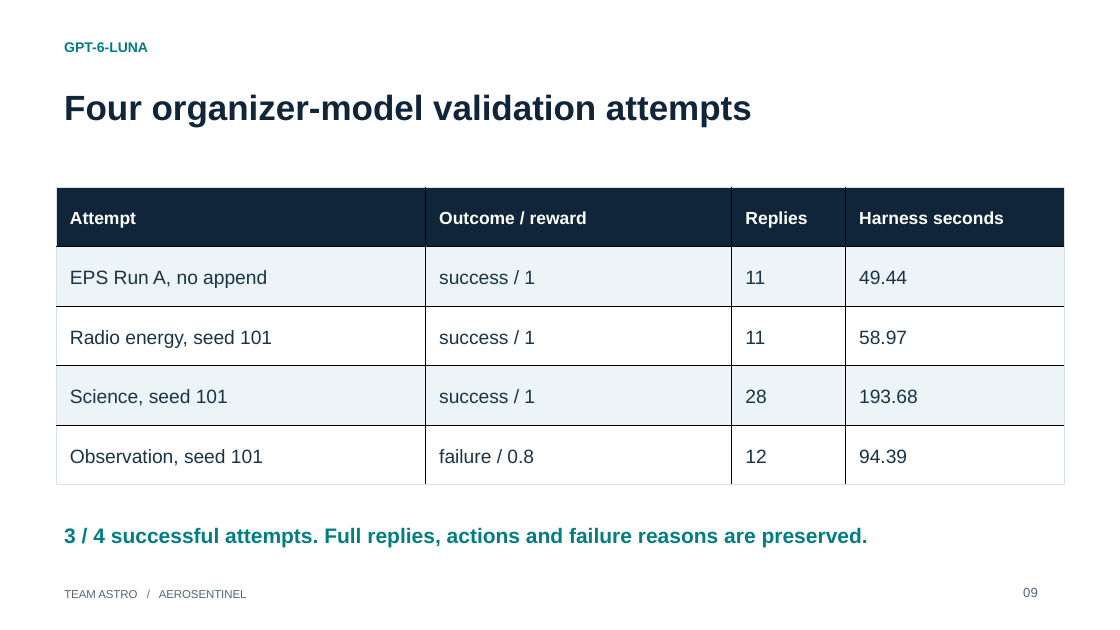
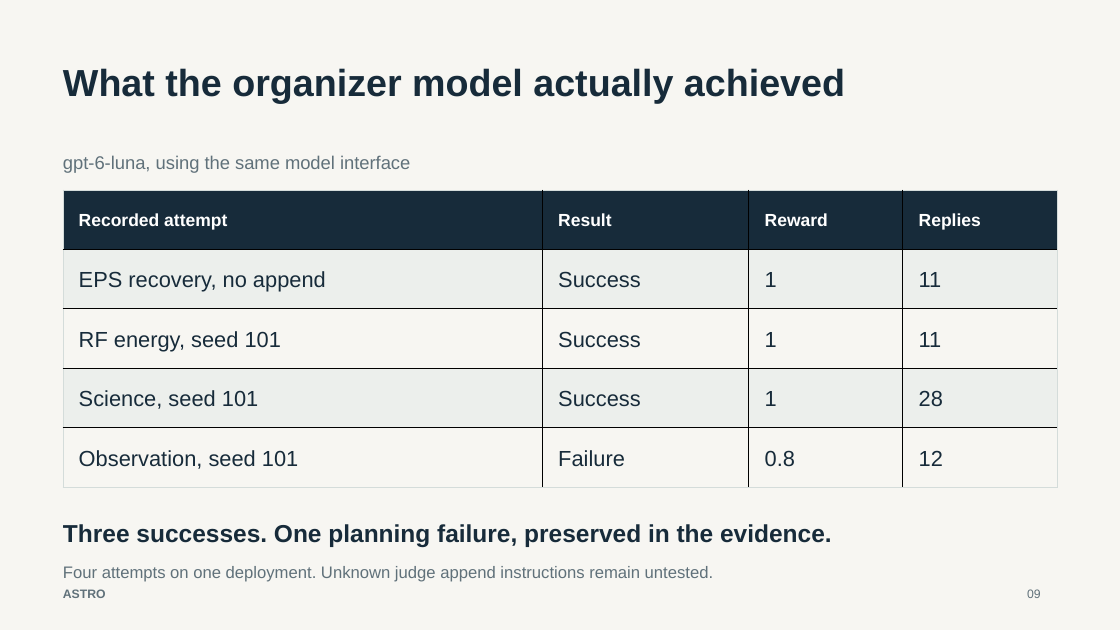
Before and after one commit to devesh3001/ASTRO, a slide deck: slide 9 of submission_bundle/defense-deck.pptx. Drawn at 1120x630 pixels with LibreOffice and Linux fonts; fonts in the diff are those of the drawing. Boxes give left, top, right and bottom in pixels: in the first picture for what was removed or moved away, otherwise in the second. Text is boxed around its words. In the diff, an @@ line names an element or a change of style, - is before the commit and + after.

```diff
--- a/submission_bundle/defense-deck.pptx
+++ b/submission_bundle/defense-deck.pptx
@@ background #FFFFFF to #F7F6F2 @@
@@ text at (63,68,845,103): text changed; size 30 to 32.2 pt; text colour #102539 to #172B3A @@
-Four organizer-model validation attempts
+What the organizer model actually achieved
@@ text at (63,155,410,173): text changed; size 12 to 15.8 pt; text colour #007E83 to #60717A; bold off @@
-GPT-6-LUNA
+gpt-6-luna, using the same model interface
@@ table at (63,190,1057,487) @@
-row 1: Attempt | Outcome / reward | Replies | Harness seconds
+row 1: Recorded attempt | Result | Reward | Replies
-row 2: EPS Run A, no append | success / 1 | 11 | 49.44
+row 2: EPS recovery, no append | Success | 1 | 11
-row 3: Radio energy, seed 101 | success / 1 | 11 | 58.97
+row 3: RF energy, seed 101 | Success | 1 | 11
-row 4: Science, seed 101 | success / 1 | 28 | 193.68
+row 4: Science, seed 101 | Success | 1 | 28
-row 5: Observation, seed 101 | failure / 0.8 | 12 | 94.39
+row 5: Observation, seed 101 | Failure | 0.8 | 12
@@ fill #102539 to #172B3A in row 1 @@
@@ fill #EDF4F7 to #ECEFEC in 8 cells @@
@@ fill #FFFFFF to #F7F6F2 in 8 cells @@
@@ size 16.5 to 18.8 pt, text colour #193447 to #172B3A in "Science, seed 101", "Observation, seed 101" @@
@@ borders changed @@
@@ table: place and size @@
-table at (56,187,1065,485)
+table at (63,190,1057,487)
@@ text at (63,524,832,547): text changed; size 18 to 21 pt; text colour #007E83 to #172B3A @@
-3 / 4 successful attempts. Full replies, actions and failure reasons are preserved.
+Three successes. One planning failure, preserved in the evidence.
@@ text added at (63,566,713,582), 14.2 pt, text #60717A @@
+Four attempts on one deployment. Unknown judge append instructions remain untested.
@@ text at (63,589,106,598): text changed; size 9.8 to 10.5 pt; text colour #536777 to #60717A; bold on @@
-TEAM ASTRO / AEROSENTINEL
+ASTRO
@@ text "09" at (1027,589,1041,598): size 11.2 to 10.5 pt, text colour #536777 to #60717A @@
```
Also in this commit, not shown: 2 other slides changed, 7 slides added, 7 slides removed, 3 other files.
